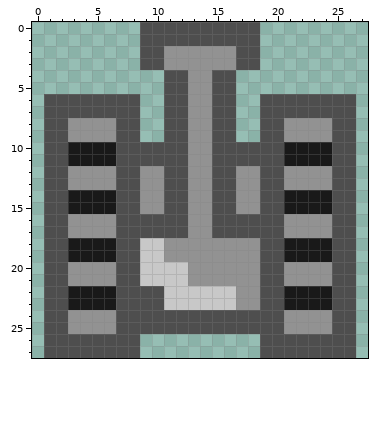
Edited in one commit: pixel-art sprite (res/images/tank.png). The first picture shows the starting point.
The file is 28x28 pixels.
Once edited:
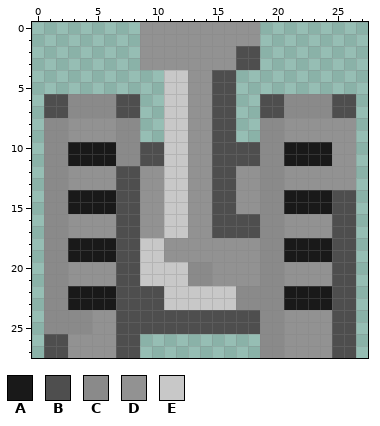
Palette (. is transparent): A #191919  B #4e4e4e  C #8a8a8a  D #929292  E #c8c8c8
The edit:
y 0..1: x 9..18 BBBBBBBBBB -> DDDDDDDDDD
y 2..3: x 9..10 BB -> DD
y 4..5: x 11..12 BB -> EE
y 6..7: x 3..6 BBBB -> CCCC; x 11..12 BB -> EE; x 21..24 BBBB -> CCCC
y 8..11: x 1..2 BB -> CC; x 7..8 BB -> CC; x 11..12 BB -> EE; x 19..20 BB -> CC; x 25..26 BB -> DD
y 12..13: x 1..2 BB -> CC; x 11..12 BB -> EE; x 19..20 BB -> CC; x 25..26 BB -> DD
y 14..15: x 1..2 BB -> CC; x 11..12 BB -> EE; x 19..20 BB -> CC
y 16..17: x 1..2 BB -> CC; x 9..12 BBBB -> DDEE; x 19..20 BB -> CC
y 18..19: x 1..2 BB -> CC; x 19..20 BB -> CC
y 20..21: x 1..2 BB -> CC; x 13..14 DD -> CC; x 19..20 BB -> CC
y 22..23: x 1..2 BB -> CC; x 17..20 DDBB -> CCCC
y 24..25: x 1..4 BBDD -> CCCC; x 19..20 BB -> CC
y 26..27: x 3..6 BBBB -> DDDD; x 19..24 BBBBBB -> CCDDDD
Boxes around the changes in both pictures, in picture pixels (x1, y1, x2, y2):
changed: (44, 22, 356, 358)
